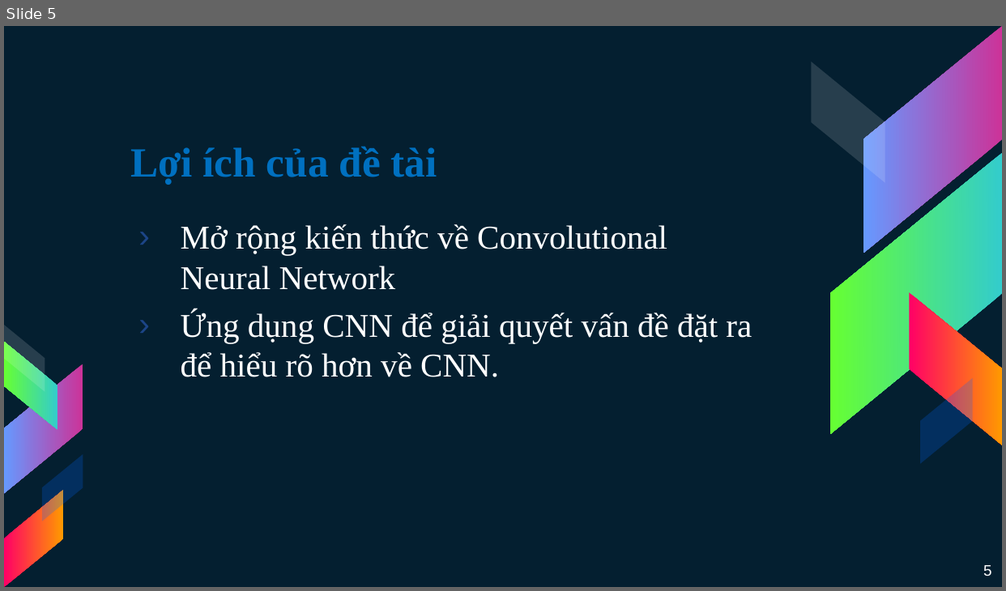
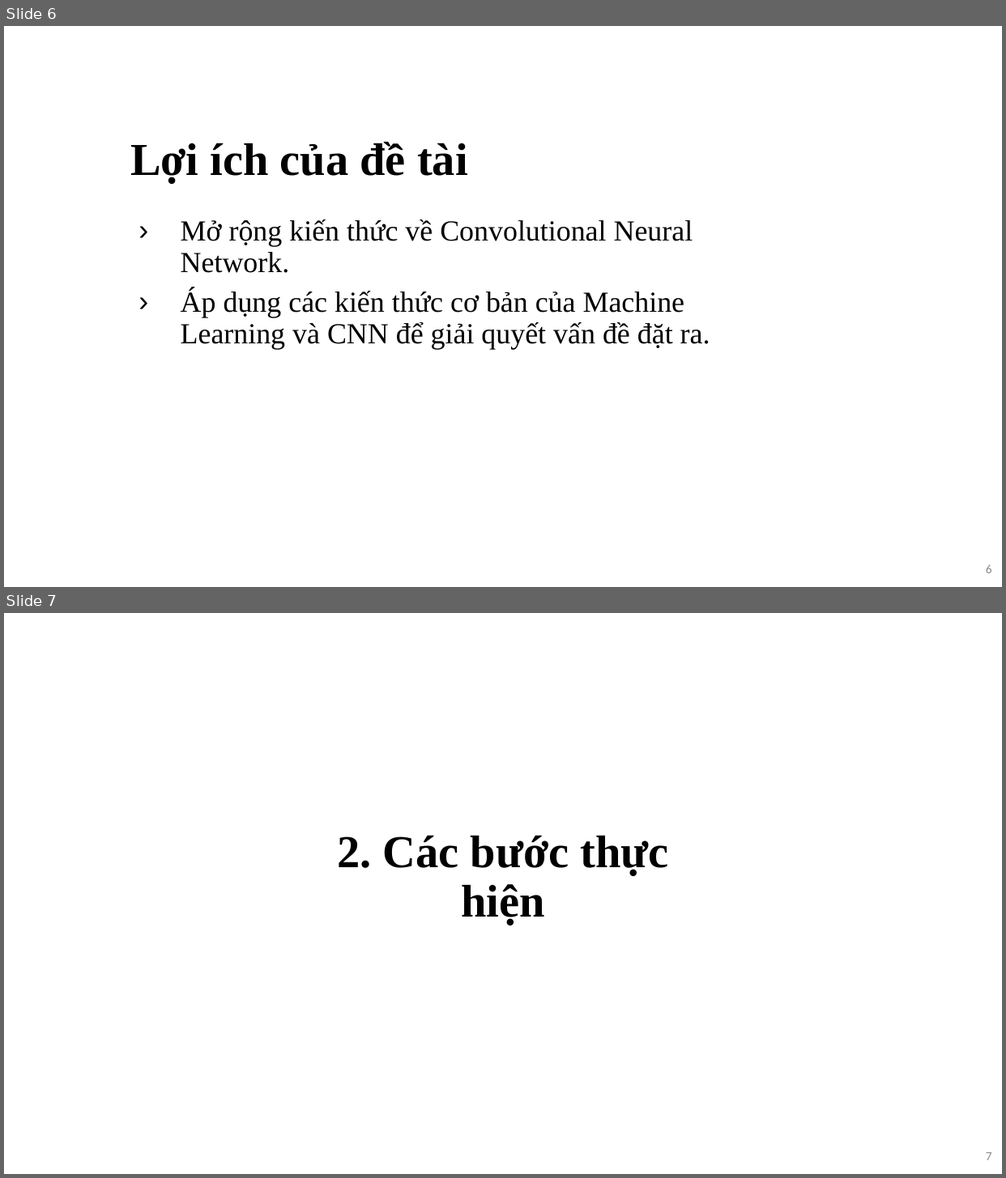
Before and after one commit to 15110383/MachineLearning, a slide deck: MALE.pptx. Shown one above the other, each under a label of ours: slide 5 before the commit, slides 6 and 7 after it. The pictures are 1006x591 and 1006x1178 pixels, drawn with LibreOffice and Linux fonts; fonts in the diff are those of the drawing. Boxes give left, top, right and bottom in pixels: in the first picture for what was removed or moved away, otherwise in the second. Text is boxed around its words. In the diff, an @@ line names an element or a change of style, - is before the commit and + after.

```diff
--- a/MALE.pptx
+++ b/MALE.pptx
@@ slide 7 added at (4, 613, 1002, 1174), background #FFFFFF @@
@@ title added at (337, 835, 669, 926), 33 pt, text #000000, bold @@
+2. Các bước thực hiện
@@ page number added at (986, 1152, 992, 1161), 9 pt, text #8C8C8C @@
+7
@@ what was slide 5 is now slide 6 @@
@@ slide 6 changed as well @@
@@ background #041F30 to #FFFFFF @@
@@ title "Lợi ích của đề tài" at (130, 142, 468, 183): size 30 to 33 pt, text colour #0070C0 to #000000; line spacing 1 to 0.9 @@
@@ text at (181, 220, 710, 349): text changed; size 24 to 21 pt; text colour #FFFFFF to #000000 @@
-› Mở rộng kiến thức về Convolutional Neural Network
-› Ứng dụng CNN để giải quyết vấn đề đặt ra để hiểu rõ hơn về CNN.
+› Mở rộng kiến thức về Convolutional Neural Network.
+› Áp dụng các kiến thức cơ bản của Machine Learning và CNN để giải quyết vấn đề đặt ra.
@@ group removed at (811, 26, 1002, 464): 5 parallelograms @@
@@ group removed at (4, 326, 83, 587): 5 parallelograms @@
@@ page number at (986, 565, 992, 574): text changed; size 11 to 9 pt; font Arial to Calibri; text colour #FFFFFF to #8C8C8C @@
-5
+6
```
Also in this commit, not shown: 11 other slides changed, 7 other slides added, 6 slides removed, 1 other file.
